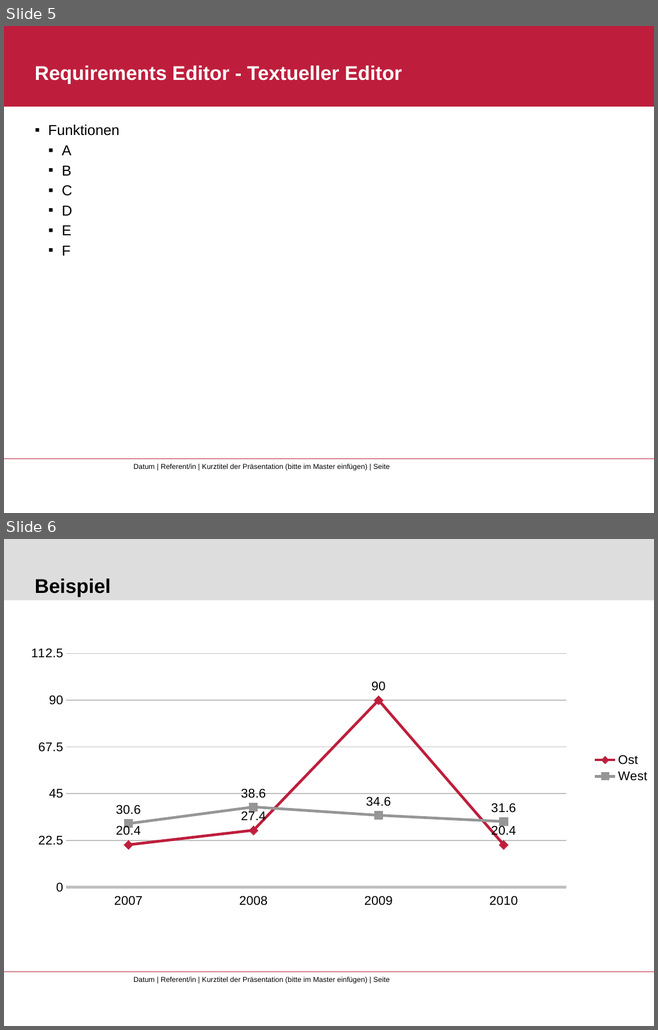
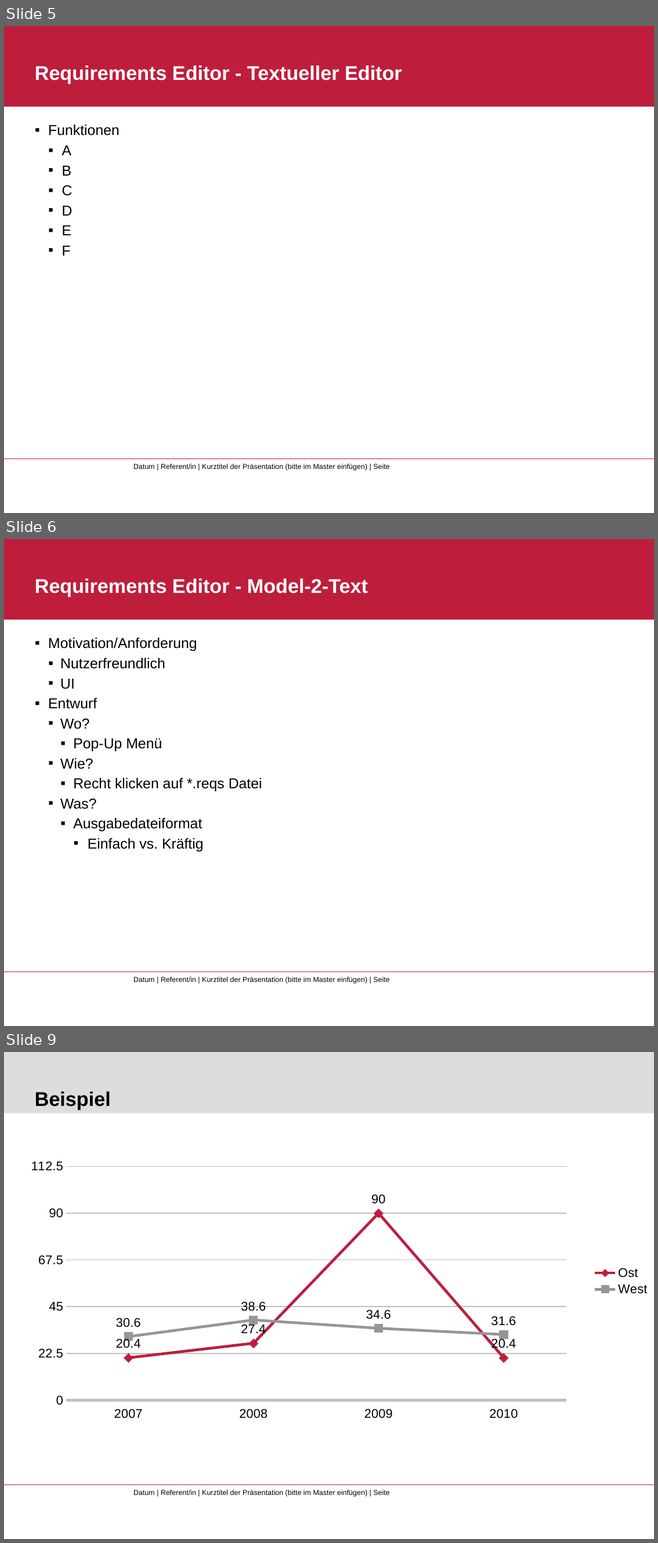
Before and after one commit to Kogoro/RequirementsEditor, a slide deck: MBSE - RequirementsEditor.pptx. Shown one above the other, each under a label of ours: slides 5 and 6 before the commit, slides 5, 6 and 9 after it; the slides between them are not shown. The pictures are 658x1030 and 658x1543 pixels, drawn with LibreOffice and Linux fonts; fonts in the diff are those of the drawing; background and template pictures are left out. Boxes give left, top, right and bottom in pixels: in the first picture for what was removed or moved away, otherwise in the second. Text is boxed around its words. In the diff, an @@ line names an element or a change of style, - is before the commit and + after.

```diff
--- a/MBSE - RequirementsEditor.pptx
+++ b/MBSE - RequirementsEditor.pptx
@@ slide 6 added at bbox=[4, 539, 654, 1026], background #FFFFFF; not listed: 3 template elements that a slide beside it also shows @@
@@ rectangle added at bbox=[4, 539, 654, 620], fill #BE1E3C @@
@@ title added at bbox=[35, 578, 368, 597], 22 pt, text #FFFFFF, bold @@
+Requirements Editor - Model-2-Text
@@ text added at bbox=[48, 638, 262, 852], 16 pt, text #000000 @@
+  ▪ Motivation/Anforderung
+    ▪ Nutzerfreundlich
+    ▪ UI
+  ▪ Entwurf
+    ▪ Wo?
+      ▪ Pop-Up Menü
+    ▪ Wie?
+      ▪ Recht klicken auf *.reqs Datei
+    ▪ Was?
+      ▪ Ausgabedateiformat
+        ▪ Einfach vs. Kräftig
@@ what was slide 6 is now slide 9 @@
```
Also in this commit, not shown: 2 slides changed, 2 other slides added.
